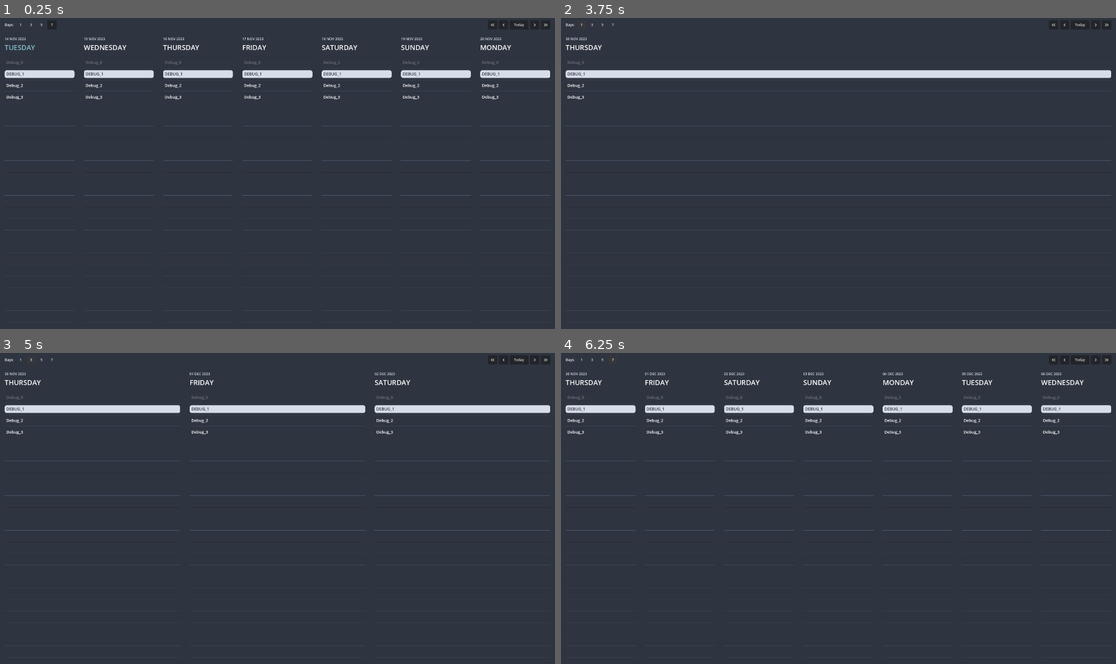
Above: before the commit, frames 1-4 (two rows, left to right).
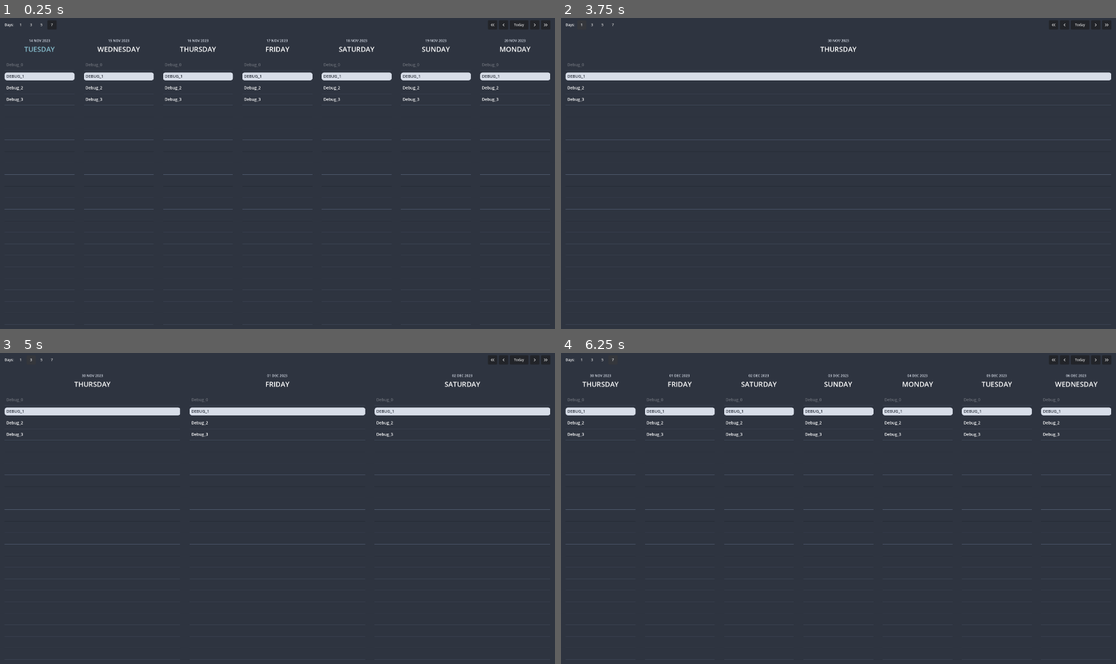
Above: after the commit, the same moments.

Repository: njamster/habituary
Game: Godot game, scene res://main_window/main_window.tscn
The game is run twice, just before and just after one commit, with the same random seed, the same clock (stepped at 60 frames per second) and the same inputs.
Inputs (mouse positions are in pixels of both pictures, inside the frame that each line leads up to):
- Up to frame 1 (0.25 s): no input
- Up to frame 2 (3.75 s): click (1093, 24) at 0.5 s; click (1093, 24) at 1.25 s; click (1104, 24) at 2 s; click (1104, 24) at 2.75 s; click "1" at 3.5 s
- Up to frame 3 (5 s): click "3" at 4.25 s
- Up to frame 4 (6.25 s): click "5" at 5 s; click "7" at 5.75 s

The runs differ from the first frame. In frame 1, 4.7% of the frame differs, in the area x 0-100%, y 6-62%; in frame 2, 3.4%; in frame 3, 3.8%; in frame 4, 4.7%.

Commit message:
Center DayPanel headers horizontally
Also, highlight them on mouse over events.

Diff:
--- a/main_window/list_view/day_panel/day_panel.gd
+++ b/main_window/list_view/day_panel/day_panel.gd
@@ -105,3 +105,15 @@
 func load_from_disk() -> void:
 	if FileAccess.file_exists(store_path):
 		%TodoList.load_from_disk(FileAccess.open(store_path, FileAccess.READ))
+
+
+
+const DEFAULT := preload("resources/header_default.tres")
+const FOCUSED := preload("resources/header_focused.tres")
+
+func _on_header_mouse_entered() -> void:
+	$Header.add_theme_stylebox_override("panel", FOCUSED)
+
+
+func _on_header_mouse_exited() -> void:
+	$Header.add_theme_stylebox_override("panel", DEFAULT)
--- a/main_window/list_view/day_panel/day_panel.tscn
+++ b/main_window/list_view/day_panel/day_panel.tscn
@@ -1,7 +1,8 @@
-[gd_scene load_steps=3 format=3 uid="uid://cmdy32v105kli"]
+[gd_scene load_steps=4 format=3 uid="uid://cmdy32v105kli"]
 
 [ext_resource type="Script" path="res://main_window/list_view/day_panel/day_panel.gd" id="1_a2phy"]
 [ext_resource type="PackedScene" uid="uid://dw8mvf72vw7qk" path="res://main_window/list_view/day_panel/todo_list/todo_list.tscn" id="2_66ttt"]
+[ext_resource type="StyleBox" uid="uid://bkwjgsmyyasa4" path="res://main_window/list_view/day_panel/resources/header_default.tres" id="2_nmmfy"]
 
 [node name="DayPanel" type="VBoxContainer"]
 anchors_preset = 15
@@ -15,22 +16,27 @@
 theme_override_constants/separation = 16
 script = ExtResource("1_a2phy")
 
-[node name="Header" type="VBoxContainer" parent="."]
+[node name="Header" type="PanelContainer" parent="."]
 layout_mode = 2
-size_flags_horizontal = 0
+theme_override_styles/panel = ExtResource("2_nmmfy")
+
+[node name="VBox" type="VBoxContainer" parent="Header"]
+layout_mode = 2
 mouse_default_cursor_shape = 2
 
-[node name="Date" type="Label" parent="Header"]
+[node name="Date" type="Label" parent="Header/VBox"]
 unique_name_in_owner = true
 layout_mode = 2
+size_flags_horizontal = 4
 theme_override_colors/font_color = Color(0.847059, 0.870588, 0.913725, 1)
 theme_override_font_sizes/font_size = 12
 text = "DD MMM YYYY"
 uppercase = true
 
-[node name="Weekday" type="Label" parent="Header"]
+[node name="Weekday" type="Label" parent="Header/VBox"]
 unique_name_in_owner = true
 layout_mode = 2
+size_flags_horizontal = 4
 theme_override_font_sizes/font_size = 24
 text = "WEEKDAY"
 uppercase = true
@@ -46,3 +52,5 @@
 
 [connection signal="gui_input" from="." to="." method="_on_gui_input"]
 [connection signal="gui_input" from="Header" to="." method="_on_header_gui_input"]
+[connection signal="mouse_entered" from="Header" to="." method="_on_header_mouse_entered"]
+[connection signal="mouse_exited" from="Header" to="." method="_on_header_mouse_exited"]
--- /dev/null
+++ b/main_window/list_view/day_panel/resources/header_default.tres
@@ -0,0 +1,7 @@
+[gd_resource type="StyleBoxEmpty" format=3 uid="uid://bkwjgsmyyasa4"]
+
+[resource]
+content_margin_left = 4.0
+content_margin_top = 6.0
+content_margin_right = 4.0
+content_margin_bottom = 2.0
--- /dev/null
+++ b/main_window/list_view/day_panel/resources/header_focused.tres
@@ -0,0 +1,12 @@
+[gd_resource type="StyleBoxFlat" format=3 uid="uid://bjrmxdoo7rlg6"]
+
+[resource]
+content_margin_left = 4.0
+content_margin_top = 6.0
+content_margin_right = 4.0
+content_margin_bottom = 2.0
+bg_color = Color(0.231373, 0.258824, 0.321569, 1)
+corner_radius_top_left = 8
+corner_radius_top_right = 8
+corner_radius_bottom_right = 8
+corner_radius_bottom_left = 8
